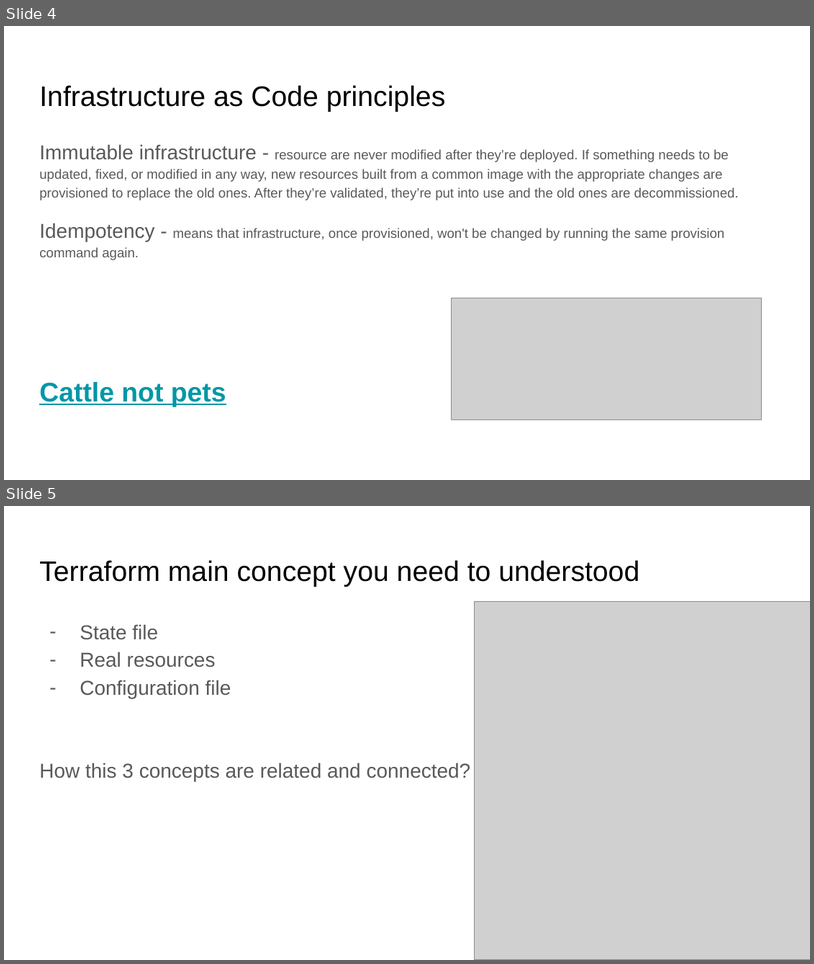
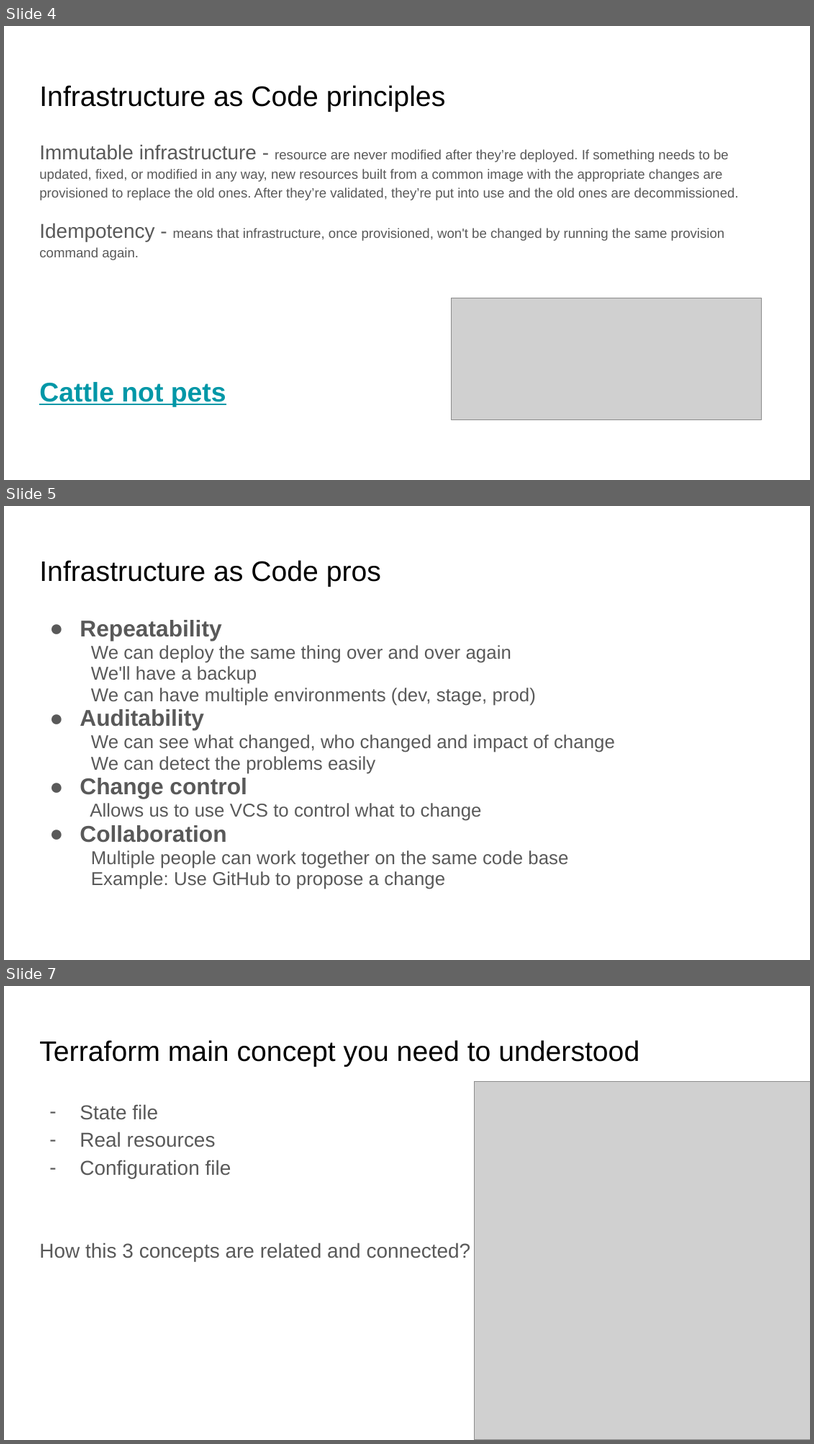
Before and after one commit to zverugin8/Terraform, a slide deck: TF intro.pptx. Shown one above the other, each under a label of ours: slides 4 and 5 before the commit, slides 4, 5 and 7 after it; the slides between them are not shown. The pictures are 814x964 and 814x1444 pixels, drawn with LibreOffice and Linux fonts; fonts in the diff are those of the drawing; grey boxes stand for pictures. Boxes give left, top, right and bottom in pixels: in the first picture for what was removed or moved away, otherwise in the second. Text is boxed around its words. In the diff, an @@ line names an element or a change of style, - is before the commit and + after.

```diff
--- a/TF intro.pptx
+++ b/TF intro.pptx
@@ slide 5 added at (4, 506, 810, 960), background #FFFFFF @@
@@ title added at (39, 560, 381, 587), 25.2 pt, text #000000 @@
+Infrastructure as Code pros
@@ text added at (80, 620, 615, 889), 16.6 pt, text #595959 @@
+● Repeatability
+We can deploy the same thing over and over again
+We'll have a backup
+We can have multiple environments (dev, stage, prod)
+● Auditability
+We can see what changed, who changed and impact of change
+We can detect the problems easily
+● Change control
+Allows us to use VCS to control what to change
+● Collaboration
+Multiple people can work together on the same code base
+Example: Use GitHub to propose a change
@@ what was slide 5 is now slide 7 @@
```
Also in this commit, not shown: 1 other slide added.
